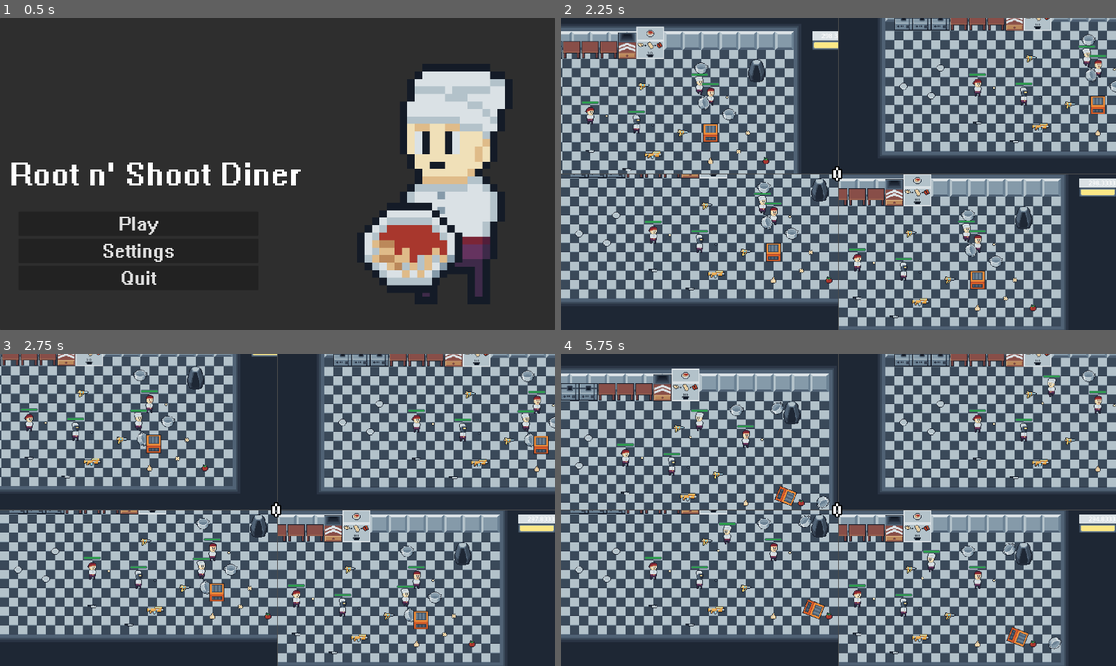
Above: before the commit, frames 1-4 (two rows, left to right).
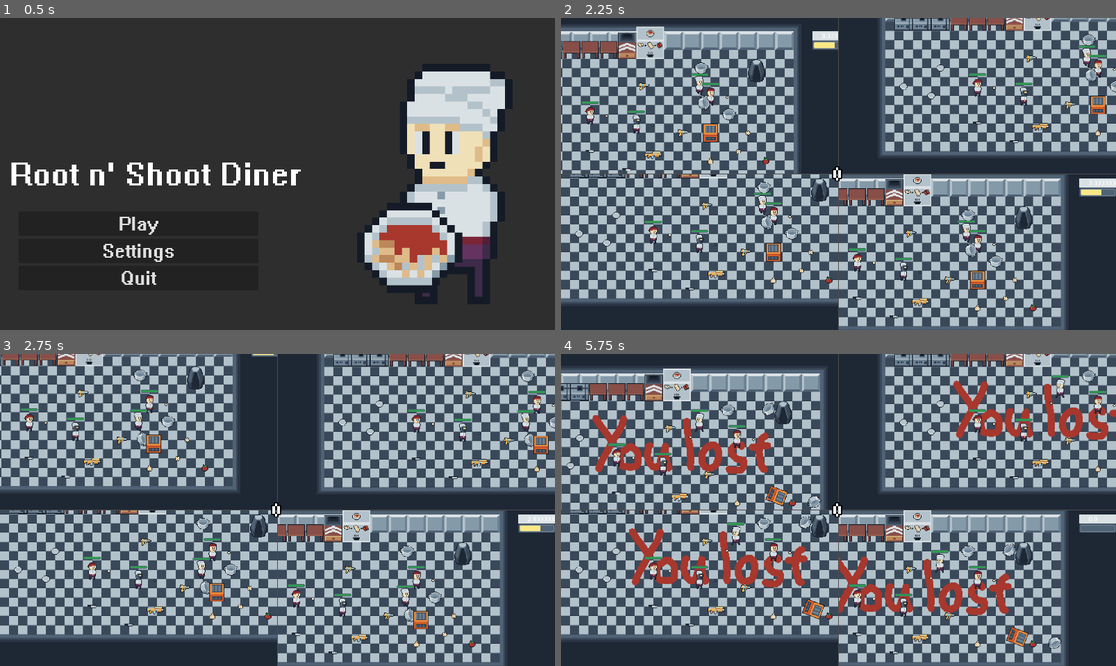
Above: after the commit, the same moments.

Repository: nonamecorn/romancce_macabre
Game: Godot game, scene res://menu/menu.tscn
Two runs of this game, one before a commit and one after it. Both use one fixed random seed, a clock stepped at 60 frames per second and the inputs below.
Inputs (mouse positions are in pixels of both pictures, inside the frame that each line leads up to):
- Up to frame 1 (0.5 s): no input
- Up to frame 2 (2.25 s): click "Play" at 0.5 s; tap Enter at 1.25 s; move the mouse to (960, 158) at 1.27 s; hold D (p1_right) 1.28-2.03 s; right-click (960, 158) at 1.35 s; click (960, 158) at 1.42 s; move the mouse to (727, 189) at 2.02 s; hold S (p1_down) from 2.03 s (still down); click (727, 189) at 2.1 s
- Up to frame 3 (2.75 s): keep holding S (p1_down)
- Up to frame 4 (5.75 s): move the mouse to (894, 441) at 2.77 s; release S (p1_down) at 2.78 s; hold D (p1_right) 2.78-3.53 s; right-click (894, 441) at 2.85 s; move the mouse to (810, 572) at 3.52 s; hold W (p1_up) 3.53-4.28 s; click (810, 572) at 3.6 s; move the mouse to (1005, 556) at 4.27 s; hold A (p1_left) from 4.28 s (still down); right-click (1005, 556) at 4.35 s; move the mouse to (672, 463) at 5.02 s; click (672, 463) at 5.1 s

Frame 1 is identical in both runs. In frame 2, less than 0.1% of the frame differs, in the area x 47-100%, y 5-57%; in frame 3, less than 0.1%; in frame 4, 25%, in the area x 0-100%, y 4-95%.

Commit message:
game over

Diff:
--- a/lvls/map.gd
+++ b/lvls/map.gd
@@ -3,9 +3,9 @@
 func finish():
 	Score.save_score()
 	if Score.score > 300:
-		$CanvasLayer/won.show()
+		$won.show()
 		$win.play()
 	else:
 		$loss.play()
-		$CanvasLayer/lost.show()
+		$lost.show()
 	get_tree().paused = true
--- a/lvls/map.tscn
+++ b/lvls/map.tscn
@@ -240,7 +240,7 @@
 position = Vector2(368, 208)
 
 [node name="Timer" type="Timer" parent="."]
-wait_time = 300.0
+wait_time = 5.0
 one_shot = true
 autostart = true
 script = ExtResource("23_7jcl3")
@@ -271,22 +271,20 @@
 process_mode = 3
 stream = ExtResource("24_kl8ba")
 
-[node name="CanvasLayer" type="CanvasLayer" parent="."]
-
-[node name="won" type="TextureRect" parent="CanvasLayer"]
+[node name="won" type="TextureRect" parent="."]
 visible = false
-offset_left = 816.0
-offset_top = 176.0
-offset_right = 1136.0
-offset_bottom = 304.0
+offset_left = 112.0
+offset_top = 96.0
+offset_right = 432.0
+offset_bottom = 224.0
 texture = ExtResource("29_opa6e")
 
-[node name="lost" type="TextureRect" parent="CanvasLayer"]
+[node name="lost" type="TextureRect" parent="."]
 visible = false
-offset_left = 816.0
-offset_top = 720.0
-offset_right = 1136.0
-offset_bottom = 848.0
+offset_left = 112.0
+offset_top = 96.0
+offset_right = 432.0
+offset_bottom = 224.0
 texture = ExtResource("30_fuswm")
 
 [connection signal="timeout" from="Timer" to="." method="finish"]
